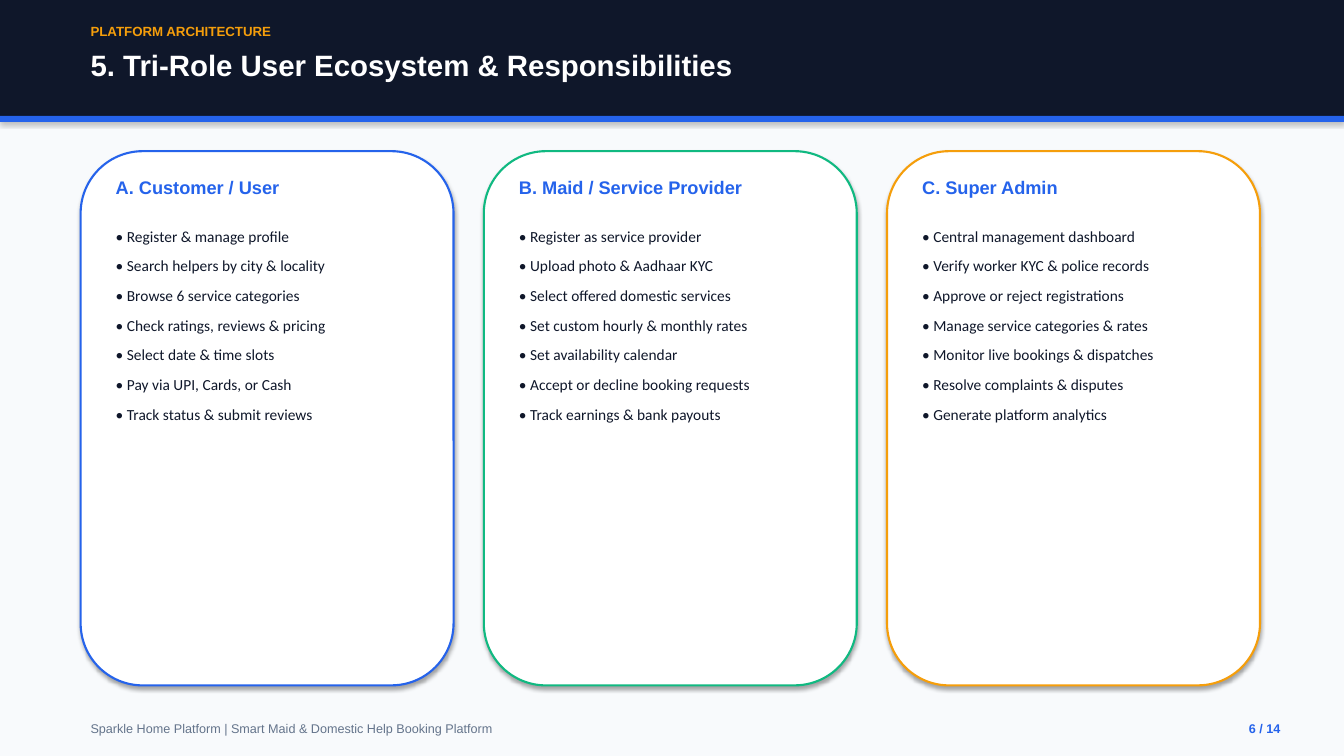
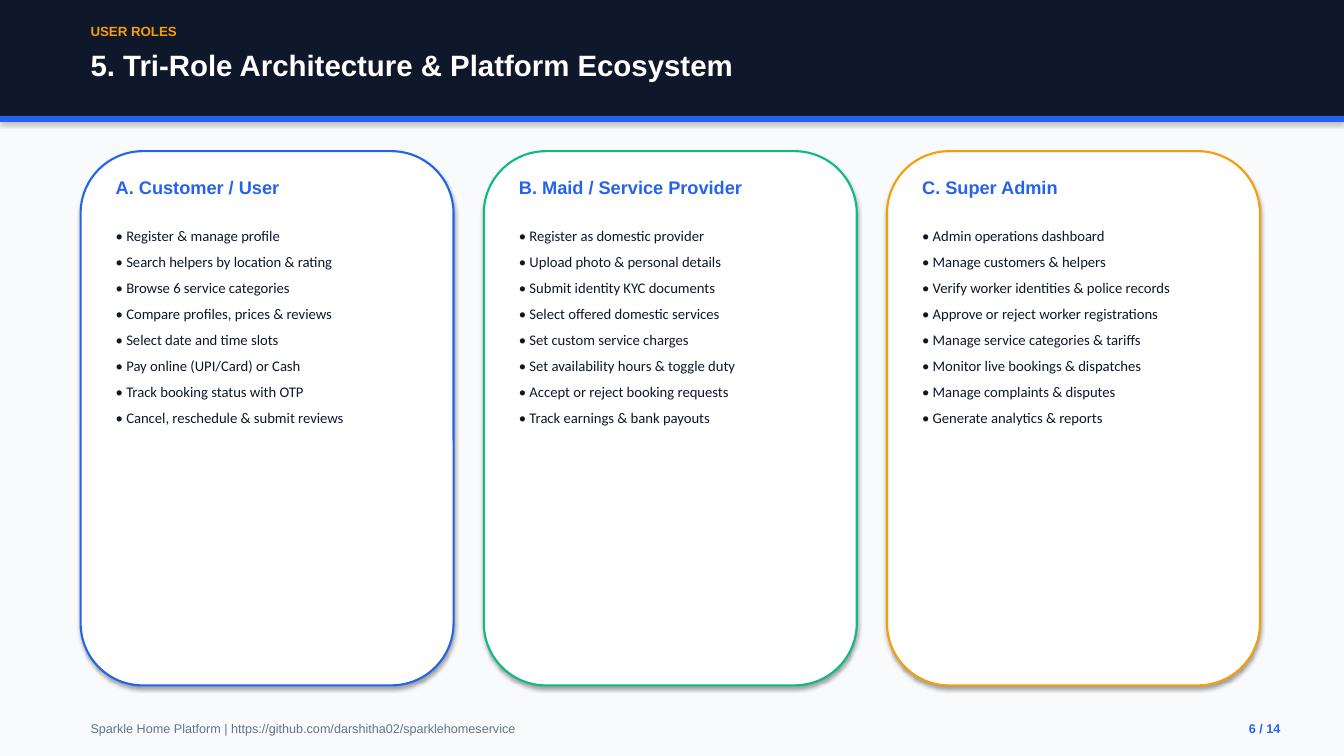
Before and after one commit to darshitha02/sparklehomeservice, a slide deck: slide 6 of SparkleHome_Domestic_Services_Presentation.pptx. Drawn at 1344x756 pixels with LibreOffice and Linux fonts; fonts in the diff are those of the drawing. Boxes give left, top, right and bottom in pixels: in the first picture for what was removed or moved away, otherwise in the second. Text is boxed around its words. In the diff, an @@ line names an element or a change of style, - is before the commit and + after.

```diff
--- a/SparkleHome_Domestic_Services_Presentation.pptx
+++ b/SparkleHome_Domestic_Services_Presentation.pptx
@@ text at (91, 26, 177, 36): text changed @@
-PLATFORM ARCHITECTURE
+USER ROLES
@@ text at (91, 54, 733, 82): text changed @@
-5. Tri-Role User Ecosystem & Responsibilities
+5. Tri-Role Architecture & Platform Ecosystem
@@ text at (126, 230, 290, 296): size 11 to 10.5 pt in "• Register & manage profile", "• Browse 6 service categories"; less space between paragraphs @@
@@ text at (529, 230, 721, 296): text changed; size 11 to 10.5 pt @@
-• Register as service provider
-• Upload photo & Aadhaar KYC
+• Register as domestic provider
+• Upload photo & personal details
+• Submit identity KYC documents
@@ text at (933, 230, 1170, 348): text changed; size 11 to 10.5 pt @@
-• Central management dashboard
-• Verify worker KYC & police records
-• Approve or reject registrations
-• Manage service categories & rates
+• Admin operations dashboard
+• Manage customers & helpers
+• Verify worker identities & police records
+• Approve or reject worker registrations
+• Manage service categories & tariffs
@@ text at (126, 256, 332, 270): text changed; size 11 to 10.5 pt @@
-• Search helpers by city & locality
+• Search helpers by location & rating
@@ text at (126, 309, 343, 425): text changed; size 11 to 10.5 pt @@
-• Check ratings, reviews & pricing
-• Select date & time slots
-• Pay via UPI, Cards, or Cash
-• Track status & submit reviews
+• Compare profiles, prices & reviews
+• Select date and time slots
+• Pay online (UPI/Card) or Cash
+• Track booking status with OTP
+• Cancel, reschedule & submit reviews
@@ text at (529, 308, 719, 426): size 11 to 10.5 pt in "• Select offered domestic services", "• Track earnings & bank payouts"; less space between paragraphs @@
@@ text at (529, 335, 735, 400): text changed; size 11 to 10.5 pt @@
-• Set custom hourly & monthly rates
-• Set availability calendar
-• Accept or decline booking requests
+• Set custom service charges
+• Set availability hours & toggle duty
+• Accept or reject booking requests
@@ text at (933, 386, 1116, 426): text changed; size 11 to 10.5 pt @@
-• Resolve complaints & disputes
-• Generate platform analytics
+• Manage complaints & disputes
+• Generate analytics & reports
@@ text at (933, 360, 1141, 374): size 11 to 10.5 pt in "• Monitor live bookings & dispatches"; less space between paragraphs @@
@@ text at (91, 724, 515, 736): text changed @@
-Sparkle Home Platform | Smart Maid & Domestic Help Booking Platform
+Sparkle Home Platform | https://github.com/darshitha02/sparklehomeservice
```
Also in this commit, not shown: 13 other slides changed, 3 other files.
